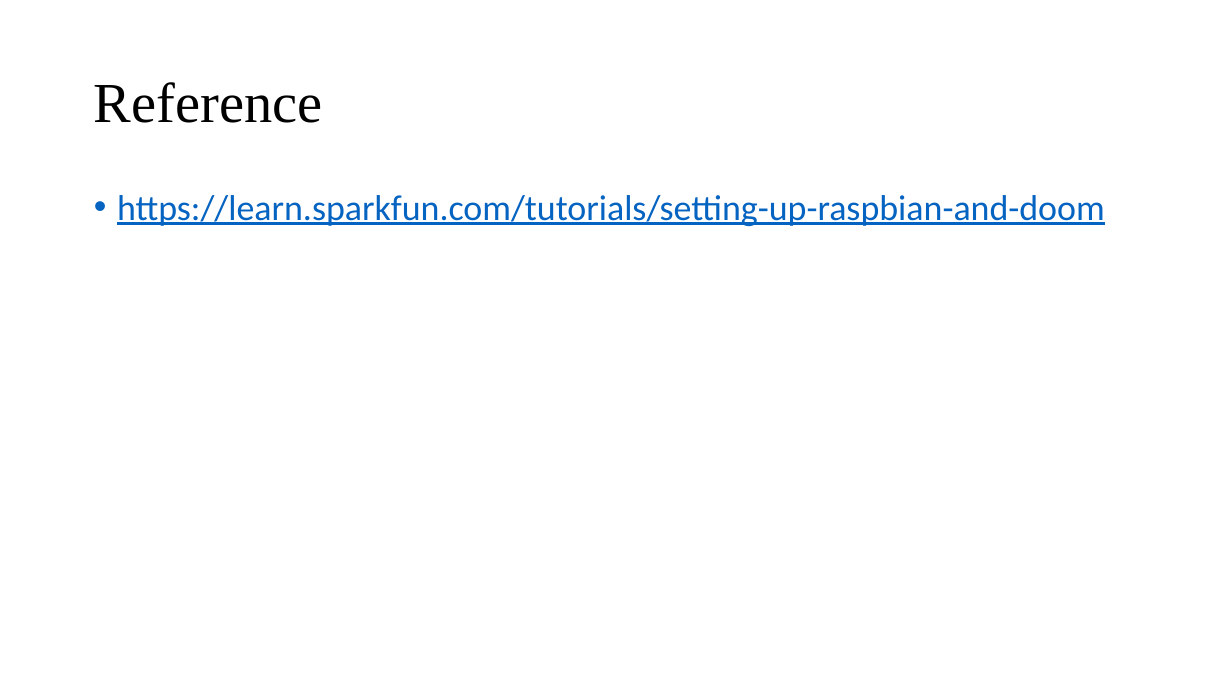
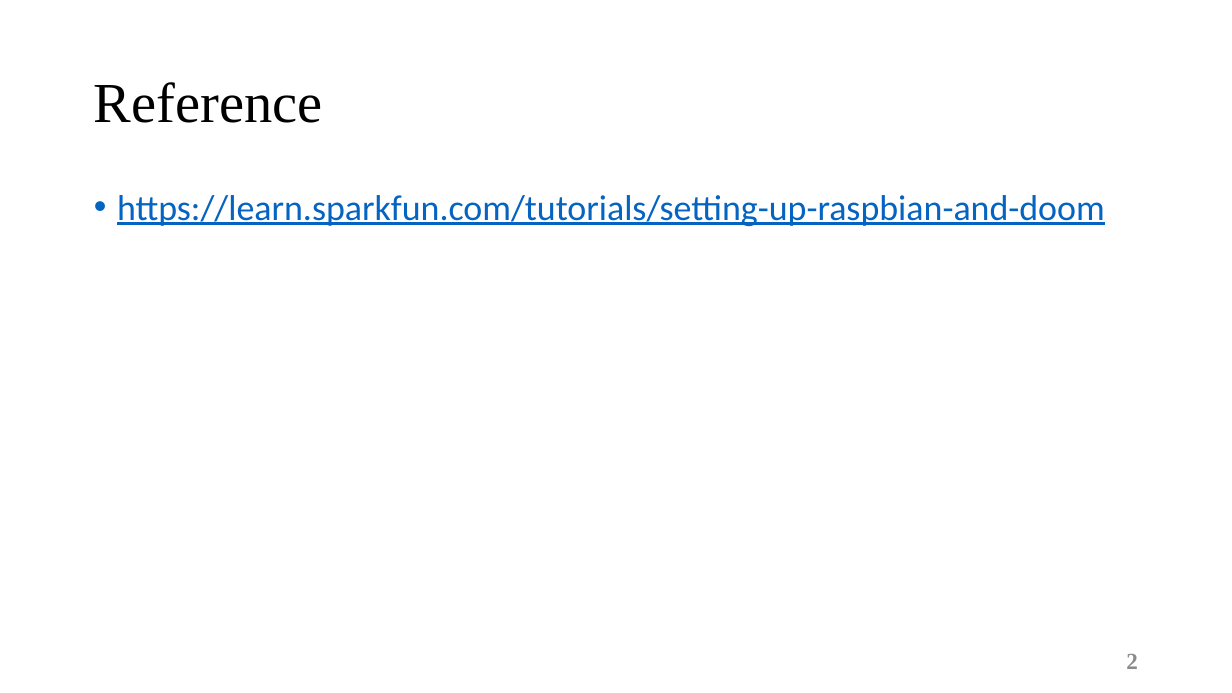
Before and after one commit to sabouri1994/Coursera_IOT_Specialization-, a slide deck: slide 2 of 4-The Raspberry Pi Platform and Python Programming for the Raspberry Pi/Week1/1_ Setup.pptx. Drawn at 1232x693 pixels with LibreOffice and Linux fonts; fonts in the diff are those of the drawing. Boxes give left, top, right and bottom in pixels: in the first picture for what was removed or moved away, otherwise in the second. Text is boxed around its words. In the diff, an @@ line names an element or a change of style, - is before the commit and + after.

```diff
--- a/4-The Raspberry Pi Platform and Python Programming for the Raspberry Pi/Week1/1_ Setup.pptx
+++ b/4-The Raspberry Pi Platform and Python Programming for the Raspberry Pi/Week1/1_ Setup.pptx
@@ page number added at bbox=[1126, 654, 1138, 669], 18 pt, text #8C8C8C, bold @@
+2
```
Also in this commit, not shown: 3 other slides changed, 17 slides added.
